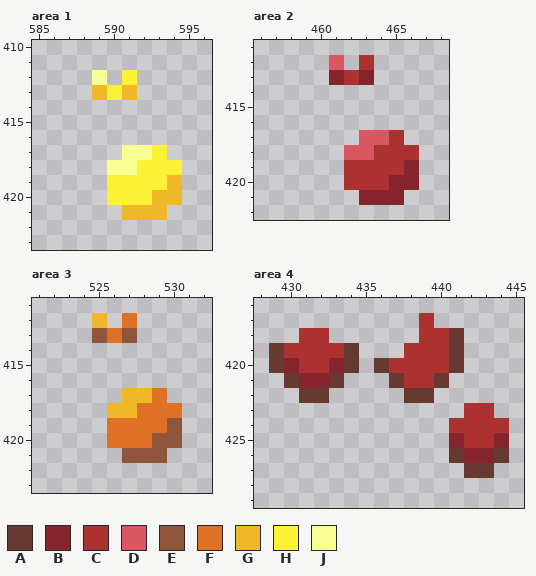
Pixel-art file, stored at OBJECT TEMPLATE WEEK/1 to pixel push/gather_plants_1.2.aseprite. Above, as it was before the edit.
640x1408 pixels, 1 frame. Shown: area 1: x 585..596, y 410..423; area 2: x 456..468, y 411..422; area 3: x 521..532, y 411..423; area 4: x 428..445, y 416..429. The commit also changed other parts of the picture, which this record leaves out.
Visible layers, top first: "fruit", "Layer", "shadow".
Palette (. is transparent): A #663931  B #86242d  C #ac3232  D #d95763  E #8f563b  F #df7126  G #f0b829  H #fbf236  J #f7ff92
Pixels before, area 1, first column x 589:
412 J.H...
413 GHG...
414 ......
415 ......
416 ......
417 ..JJH.
418 .JJHHH
419 .HHHHG
420 .HHHGG
421 ..GGG.
Pixels before, area 2, first column x 461:
412 D.C...
413 BCB...
414 ......
415 ......
416 ......
417 ..DDC.
418 .DDCCC
419 .CCCCB
420 .CCCBB
421 ..BBB.
Pixels before, area 3, first column x 525:
412 G.F...
413 EFE...
414 ......
415 ......
416 ......
417 ..GGF.
418 .GGFFF
419 .FFFFE
420 .FFFEE
421 ..EEE.
Pixels before, area 4, first column x 429:
417 ..........C.....
418 ..CC......CCA...
419 ACCCCA...CCCA...
420 ABCCBA.ACCCCA...
421 .ABBA...ACCA....
422 ..AA.....AA.....
423 .............CC.
424 ............CCCC
425 ............BCCB
426 ............ABBA
427 .............AA.
After the commit:
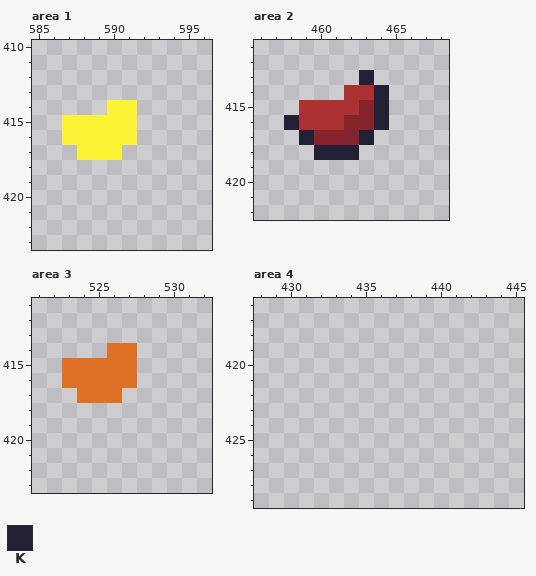
Colours new in this view: K #222034
The exact change:
Area 1, layer "fruit":
y 412: x 589 J -> .; x 591 H -> .
y 413: x 589..591 GHG -> ...
y 414: x 590..591 .. -> HH
y 415..416: x 587..591 ..... -> HHHHH
y 417: x 588..593 ...JJH -> HHH...
y 418: x 590..594 JJHHH -> .....
y 419: x 590..594 HHHHG -> .....
y 420: x 590..594 HHHGG -> .....
y 421: x 591..593 GGG -> ...
Area 2, layer "fruit":
y 412: x 461 D -> .; x 463 C -> .
y 413: x 461..463 BCB -> ..K
y 414: x 462..464 ... -> CCK
y 415: x 459..464 ...... -> CCCCBK
y 416: x 458..464 ....... -> KCCCBBK
y 417: x 459..465 ....DDC -> KBBBK..
y 418: x 460..466 ..DDCCC -> KKK....
y 419: x 462..466 CCCCB -> .....
y 420: x 462..466 CCCBB -> .....
y 421: x 463..465 BBB -> ...
Area 3, layer "fruit":
y 412: x 525 G -> .; x 527 F -> .
y 413: x 525..527 EFE -> ...
y 414: x 526..527 .. -> FF
y 415..416: x 523..527 ..... -> FFFFF
y 417: x 524..529 ...GGF -> FFF...
y 418: x 526..530 GGFFF -> .....
y 419: x 526..530 FFFFE -> .....
y 420: x 526..530 FFFEE -> .....
y 421: x 527..529 EEE -> ...
Area 4, layer "fruit":
y 417: x 439 C -> .
y 418: x 431..432 CC -> ..; x 439..441 CCA -> ...
y 419: x 429..434 ACCCCA -> ......; x 438..441 CCCA -> ....
y 420: x 429..434 ABCCBA -> ......; x 436..441 ACCCCA -> ......
y 421: x 430..433 ABBA -> ....; x 437..440 ACCA -> ....
y 422: x 431..432 AA -> ..; x 438..439 AA -> ..
y 423: x 442..443 CC -> ..
y 424: x 441..444 CCCC -> ....
y 425: x 441..444 BCCB -> ....
y 426: x 441..444 ABBA -> ....
y 427: x 442..443 AA -> ..
Where, in picture pixels (left, top, right, bottom), the same in both pictures:
changed: (62, 70, 182, 220)
changed: (284, 55, 419, 205)
changed: (62, 313, 182, 463)
erased: (269, 313, 509, 478)
